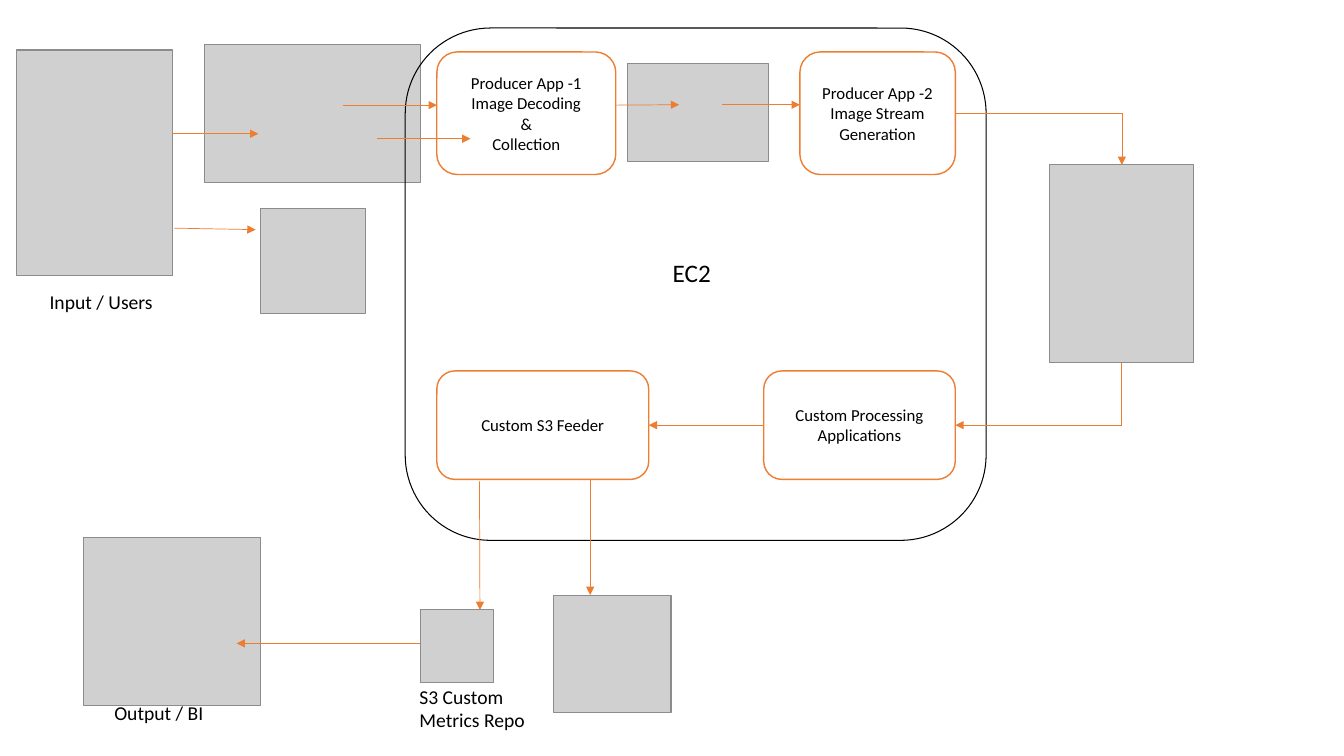
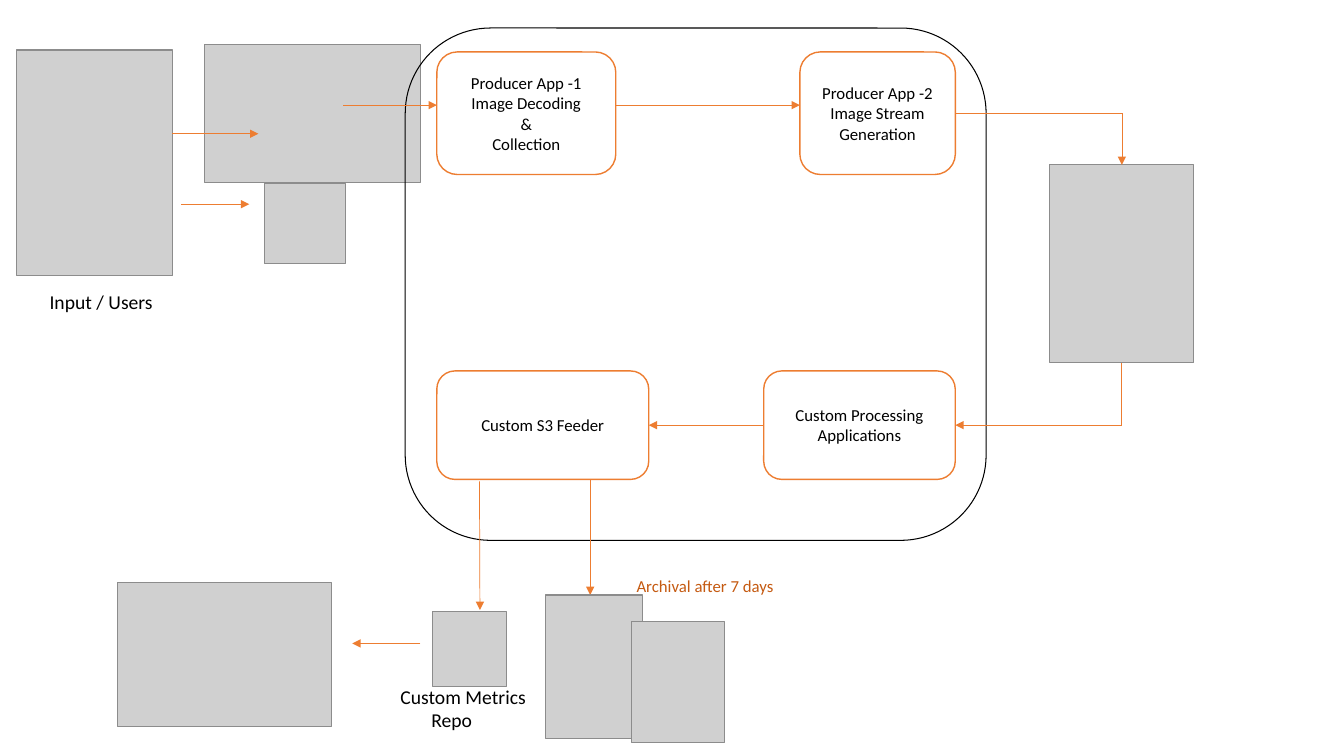
Before and after one commit to bhanub1996/dataeng_test-master, a slide deck: slide 1 of Architecture.pptx. Drawn at 1344x756 pixels with LibreOffice and Linux fonts; fonts in the diff are those of the drawing; grey boxes stand for pictures. Boxes give left, top, right and bottom in pixels: in the first picture for what was removed or moved away, otherwise in the second. Text is boxed around its words. In the diff, an @@ line names an element or a change of style, - is before the commit and + after.

```diff
--- a/Architecture.pptx
+++ b/Architecture.pptx
@@ picture removed at bbox=[628, 65, 769, 161] @@
@@ arrow moved from (616, 105) - (680, 105) to (616, 105) - (801, 105) @@
@@ arrow removed from (722, 105) to (801, 105) @@
@@ arrow removed from (377, 139) to (471, 139) @@
@@ arrow moved from (174, 228) - (256, 230) to (181, 205) - (249, 205) @@
@@ picture: place and size @@
-picture at bbox=[261, 208, 366, 313]
+picture at bbox=[264, 184, 345, 264]
@@ text removed at bbox=[673, 265, 711, 282] @@
-EC2
@@ picture removed at bbox=[84, 537, 261, 706] @@
@@ picture added at bbox=[117, 583, 332, 726] @@
@@ picture: place and size @@
-picture at bbox=[554, 595, 671, 712]
+picture at bbox=[545, 595, 643, 738]
@@ text added at bbox=[637, 580, 774, 596], 12 pt, text #C55A11 @@
+Archival after 7 days
@@ picture: place and size @@
-picture at bbox=[420, 610, 494, 683]
+picture at bbox=[433, 612, 507, 687]
@@ picture added at bbox=[631, 622, 724, 743] @@
@@ arrow moved from (420, 643) - (237, 643) to (420, 643) - (353, 643) @@
@@ text removed at bbox=[114, 704, 204, 723] @@
-Output / BI
@@ text at bbox=[400, 690, 525, 730]: text changed @@
-S3 Custom
-Metrics Repo
+Custom Metrics
+Repo
```
Also in this commit, not shown: 1 slide added, 10 other files.
